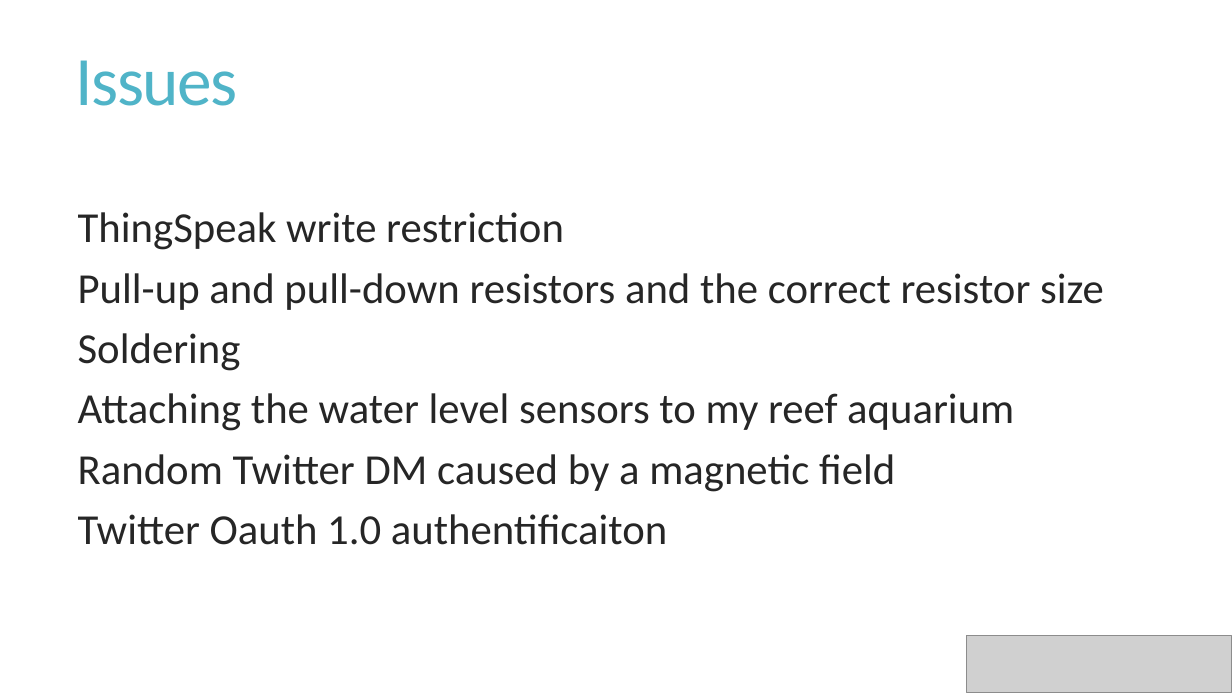
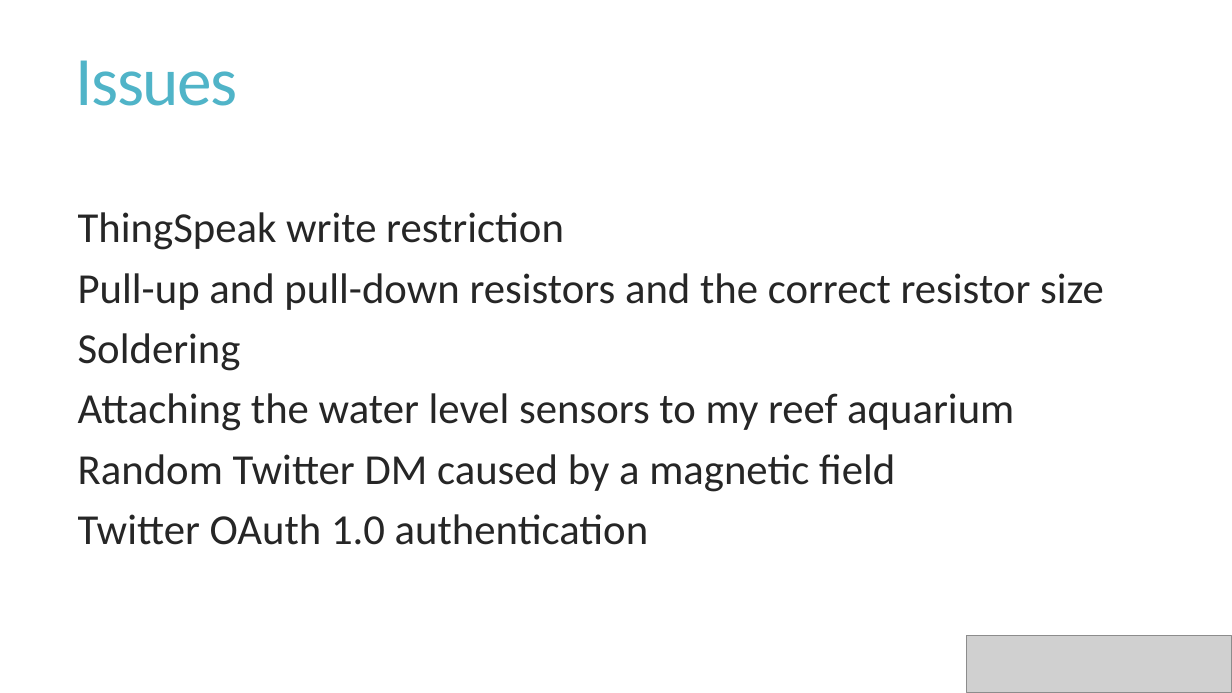
Before and after one commit to fhnw-iot-5ibb1/fhnw-iot-project-raspberryreef, a slide deck: slide 6 of Presentation/RaspberryReef.pptx. Drawn at 1232x693 pixels with LibreOffice and Linux fonts; fonts in the diff are those of the drawing; grey boxes stand for pictures. Boxes give left, top, right and bottom in pixels: in the first picture for what was removed or moved away, otherwise in the second. Text is boxed around its words. In the diff, an @@ line names an element or a change of style, - is before the commit and + after.

Commit message:
fixed spelling mistake in presentation

```diff
--- a/Presentation/RaspberryReef.pptx
+++ b/Presentation/RaspberryReef.pptx
@@ text at (x1=78, y1=514, x2=649, y2=545): text changed @@
-Twitter Oauth 1.0 authentificaiton
+Twitter OAuth 1.0 authentication
```
Also in this commit, not shown: 1 other file.
